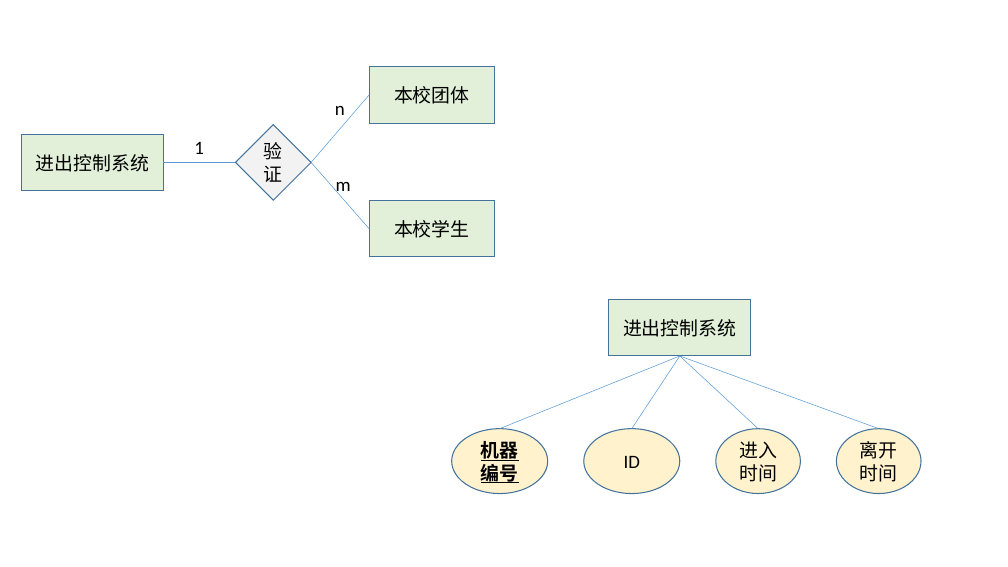
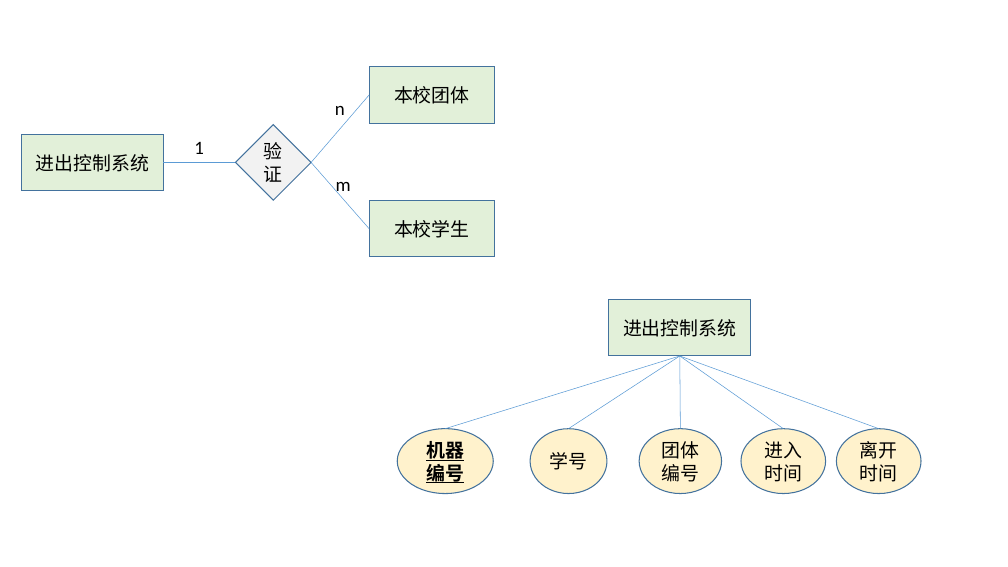
Before and after one commit to huangqiuyu/Database_BUAA, a slide deck: slide 11 of ours/E-R图初稿.pptx. Drawn at 1008x567 pixels with LibreOffice and Linux fonts; fonts in the diff are those of the drawing. Boxes give left, top, right and bottom in pixels: in the first picture for what was removed or moved away, otherwise in the second. Text is boxed around its words. In the diff, an @@ line names an element or a change of style, - is before the commit and + after.

```diff
--- a/ours/E-R图初稿.pptx
+++ b/ours/E-R图初稿.pptx
@@ line moved from (680, 356) - (500, 429) to (680, 356) - (445, 429) @@
@@ line moved from (632, 429) - (680, 356) to (569, 429) - (680, 356) @@
@@ line moved from (758, 429) - (680, 356) to (783, 429) - (680, 356) @@
@@ line added from (680, 356) to (681, 429), #5B9BD5 0.5 pt @@
@@ ellipse "机器编号": place and size @@
-ellipse "机器编号" at bbox=[451, 429, 547, 494]
+ellipse "机器编号" at bbox=[397, 429, 493, 494]
@@ ellipse "学号": place and size @@
-ellipse "学号" at bbox=[584, 429, 680, 494]
+ellipse "学号" at bbox=[530, 429, 607, 494]
@@ ellipse added at bbox=[639, 429, 721, 494], fill #FFF2CC, outline #43739E 1 pt, 18 pt, text #000000 @@
+团体编号
@@ ellipse "进入时间": place and size @@
-ellipse "进入时间" at bbox=[716, 429, 801, 494]
+ellipse "进入时间" at bbox=[741, 429, 826, 494]
@@ text in ellipse at bbox=[550, 452, 588, 470]: text changed @@
-ID
+学号
```
Also in this commit, not shown: 2 other slides changed, 7 slides added, 1 other file.
